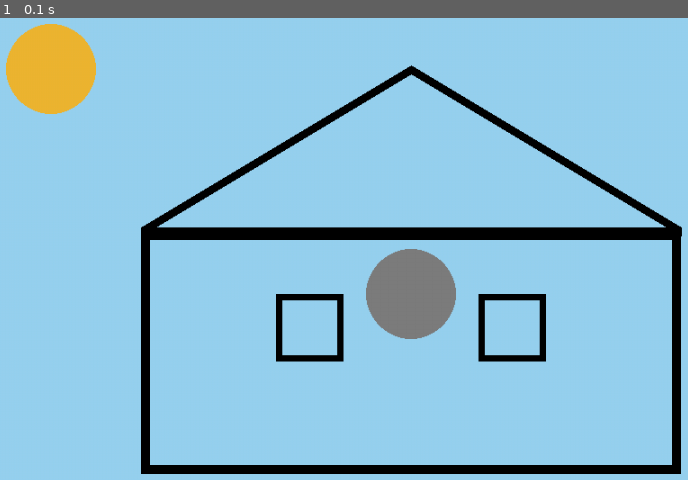
Above: before the commit, frame 1.
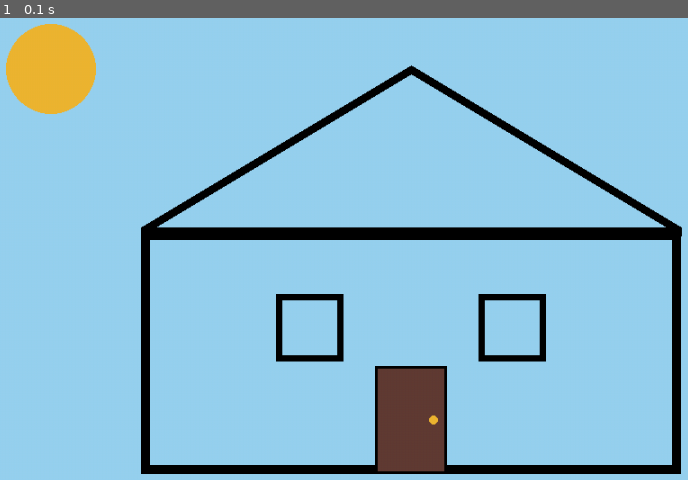
Above: after the commit, the same moment.

Repository: JeanRozanov880/my_pygame_tasks
Game: pygame game, started from task1.py
The game is run twice, just before and just after one commit, with the same random seed, the same clock (stepped at 60 frames per second) and the same inputs.
Inputs:
- Up to frame 1 (0.1 s): no input

The runs differ from the first frame. In frame 1, 4.4% of the frame differs, in the area x 53-67%, y 50-99%.

Commit message:
Update task1.py

Diff:
--- a/task1.py
+++ b/task1.py
@@ -17,12 +17,24 @@
 pg.display.set_caption("Игра")
 clock = pg.time.Clock()
 
+# дом
 pg.draw.rect(screen, BLACK, (WIDTH / 2 - 300, HEIGHT / 2 - 20, 600, 270), 10)
 pg.draw.lines(screen, BLACK, True, [(WIDTH / 2 - 300, HEIGHT / 2 - 20), (WIDTH / 2 + 300, HEIGHT / 2 - 20), (WIDTH / 2, HEIGHT / 2 - 200)], 10)
 pg.draw.rect(screen, BLACK, (WIDTH / 2 - 150, HEIGHT / 2 + 50, 75, 75), 7)
 pg.draw.rect(screen, BLACK, (WIDTH / 2 + 75, HEIGHT / 2 + 50, 75, 75), 7)
 pg.draw.circle(screen, ORANGE, (100, 100), 50)
-pg.draw.circle(screen, GRAY, (WIDTH / 2, HEIGHT / 2 + 50), 50)
+
+# дверь
+door_width = 80
+door_height = 120
+door_x = WIDTH / 2 - door_width / 2
+door_y = HEIGHT / 2 + 250 - door_height
+
+pg.draw.rect(screen, BROWN, (door_x, door_y, door_width, door_height))
+pg.draw.rect(screen, BLACK, (door_x, door_y, door_width, door_height), 3)
+
+# ручка
+pg.draw.circle(screen, ORANGE, (int(door_x + door_width - 15), int(door_y + door_height / 2)), 5)
 
 pg.display.update()
 
